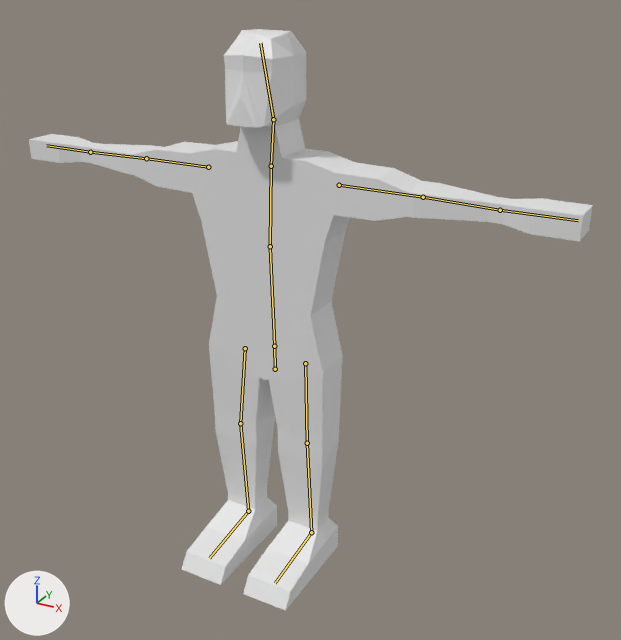
The Blender file Assets/Blends/Human.blend as it was, and as the next commit left it.
Before and after are seen from a 50 mm camera at (1.43, -2.34, 2.14) aimed at (0.21, -0.12, 1.03). The axes (+X, +Y, +Z) are drawn at lower left. The lights are the same throughout. The bones that bend it are drawn over the model as lines.

Names of what the first picture shows: 'HumanMesh'.
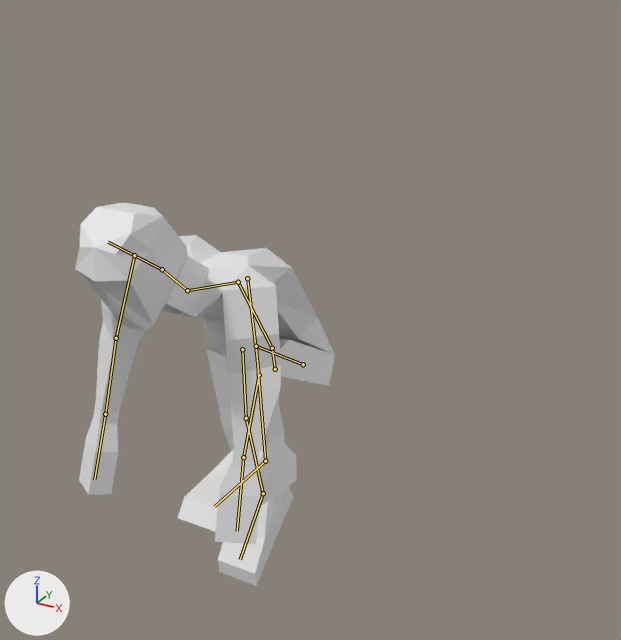
The newer file adds an action. The first version stands in its rest pose; the second is drawn at frame 1 of the action 'CraneUp'.

Where the change shows, as pixel boxes [x1, y1, x2, y2] in the pictures (621 x 640 px):
'HumanMesh', posed (54% narrower, 34% shorter): before [29, 29, 593, 611]; after [75, 203, 335, 586]
bone 'Pelvis', root to tip: before (275, 369) to (274, 346); after (275, 369) to (272, 348)
bone 'Stomach', root to tip: before (274, 346) to (270, 246); after (272, 348) to (238, 282)
bone 'Chest', root to tip: before (270, 246) to (271, 166); after (238, 282) to (187, 290)
bone 'Neck', root to tip: before (271, 166) to (273, 119); after (187, 290) to (162, 269)
bone 'Head', root to tip: before (273, 119) to (260, 43); after (162, 269) to (108, 242)
bone 'UArm.r', root to tip: before (208, 167) to (146, 158); after (134, 255) to (116, 338)
bone 'LArm.r', root to tip: before (146, 158) to (90, 152); after (116, 338) to (105, 414)
bone 'UArm.l', root to tip: before (339, 185) to (423, 197); after (247, 278) to (259, 375)
bone 'LArm.l', root to tip: before (423, 197) to (500, 210); after (259, 375) to (243, 457)
bone 'ULeg.r', root to tip: before (245, 348) to (240, 423); after (242, 349) to (246, 418)
bone 'Foot.r', root to tip: before (248, 511) to (209, 558); after (263, 493) to (240, 559)
bone 'ULeg.l', root to tip: before (305, 363) to (307, 443); after (303, 364) to (256, 346)
bone 'LLeg.l', root to tip: before (307, 443) to (311, 532); after (256, 346) to (265, 461)

What changed in the scene script:
```text
Change bone_pelvis:
    where bone_pelvis = bpy.data.objects['Armature'].pose.bones['Pelvis']
    bone_pelvis.rotation_euler: (0.0, 0.0, 0.0) -> (0.175, 0.0, 0.0)  # degrees (0, 0, 0) -> degrees (10, 0, 0)
Change bone_stomach:
    where bone_stomach = bpy.data.objects['Armature'].pose.bones['Stomach']  # child of 'Pelvis'
    bone_stomach.rotation_euler: (0.0, 0.0, 0.0) -> (0.349, 0.0, 0.0)  # degrees (0, 0, 0) -> degrees (20, 0, 0)
Change bone_chest:
    where bone_chest = bpy.data.objects['Armature'].pose.bones['Chest']  # child of 'Stomach'
    bone_chest.rotation_euler: (0.0, 0.0, 0.0) -> (0.873, 0.0, 0.0)  # degrees (0, 0, 0) -> degrees (50, 0, 0)
Change bone_neck:
    where bone_neck = bpy.data.objects['Armature'].pose.bones['Neck']  # child of 'Chest'
    bone_neck.rotation_euler: (0.0, 0.0, 0.0) -> (-0.436, 0.0, 0.0)  # degrees (0, 0, 0) -> degrees (-25, 0, 0)
Change bone_head:
    where bone_head = bpy.data.objects['Armature'].pose.bones['Head']  # child of 'Neck'
    bone_head.rotation_euler: (0.0, 0.0, 0.0) -> (-0.262, 0.0, 0.0)  # degrees (0, 0, 0) -> degrees (-15, 0, 0)
Change bone_uarm_r:
    where bone_uarm_r = bpy.data.objects['Armature'].pose.bones['UArm.r']  # child of 'Chest'
    bone_uarm_r.location: (0.0, 0.0, 0.0) -> (0.03, -0.043, -0.073)
    bone_uarm_r.rotation_euler: (0.0, 0.0, 0.0) -> (1.431, 0.105, 0.576)  # degrees (0, 0, 0) -> degrees (82, 6, 33)
Change bone_larm_r:
    where bone_larm_r = bpy.data.objects['Armature'].pose.bones['LArm.r']  # child of 'UArm.r'
    bone_larm_r.location: (0.0, 0.0, 0.0) -> (0.0, -0.146, 0.109)
    bone_larm_r.rotation_euler: (0.0, 0.0, 0.0) -> (0.175, 0.0, 0.0)  # degrees (0, 0, 0) -> degrees (10, 0, 0)
Change bone_uarm_l:
    where bone_uarm_l = bpy.data.objects['Armature'].pose.bones['UArm.l']  # child of 'Chest'
    bone_uarm_l.location: (0.0, 0.0, 0.0) -> (-0.03, -0.043, -0.073)
    bone_uarm_l.rotation_euler: (0.0, 0.0, 0.0) -> (1.431, -0.105, -0.576)  # degrees (0, 0, 0) -> degrees (82, -6, -33)
Change bone_larm_l:
    where bone_larm_l = bpy.data.objects['Armature'].pose.bones['LArm.l']  # child of 'UArm.l'
    bone_larm_l.location: (0.0, 0.0, 0.0) -> (0.0, -0.146, 0.109)
    bone_larm_l.rotation_euler: (0.0, 0.0, 0.0) -> (0.175, 0.0, 0.0)  # degrees (0, 0, 0) -> degrees (10, 0, 0)
Change bone_uleg_r:
    where bone_uleg_r = bpy.data.objects['Armature'].pose.bones['ULeg.r']  # child of 'Pelvis'
    bone_uleg_r.location: (0.0, 0.0, 0.0) -> (0.0, -0.005, 0.007)
Change bone_foot_r:
    where bone_foot_r = bpy.data.objects['Armature'].pose.bones['Foot.r']  # child of 'LLeg.r'
    bone_foot_r.rotation_euler: (0.0, 0.0, 0.0) -> (-0.524, 0.0, 0.0)  # degrees (0, 0, 0) -> degrees (-30, 0, 0)
Change bone_uleg_l:
    where bone_uleg_l = bpy.data.objects['Armature'].pose.bones['ULeg.l']  # child of 'Pelvis'
    bone_uleg_l.location: (0.0, 0.0, 0.0) -> (0.0, -0.005, 0.007)
    bone_uleg_l.rotation_euler: (0.0, 0.0, 0.0) -> (2.269, 0.0524, 0.0)  # degrees (0, 0, 0) -> degrees (130, 3, 0)
Change bone_lleg_l:
    where bone_lleg_l = bpy.data.objects['Armature'].pose.bones['LLeg.l']  # child of 'ULeg.l'
    bone_lleg_l.location: (0.0, 0.0, 0.0) -> (0.0, 0.003, 0.016)
    bone_lleg_l.rotation_euler: (0.0, 0.0, 0.0) -> (-2.007, 0.0175, 0.0524)  # degrees (0, 0, 0) -> degrees (-115, 1, 3)
```
